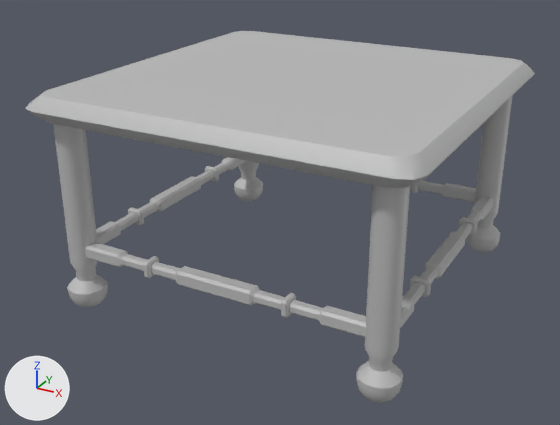
A saved change to the FBX model Project/RogueLike-SmoothBrain/Assets/SampleSceneAssets/Art/Meshs/MERCHANT ROOM/FURNITURES/MESH_Table.fbx.
Both versions are drawn from a 50 mm lens placed at (0.00959, -0.01893, 0.01127), pointed at (-0.00032, -0.00091, 0.00226). The lights are fixed; the arrows at lower left show +X, +Y and +Z. Where no turn or scale is listed for an object, it has been applied to the vertices.

The first picture shows 'MESH_Table'.
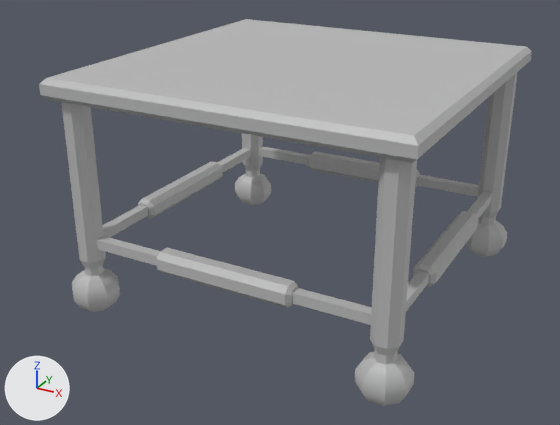
Scene script edits in JSON lines:
```json
{"block": "me_mesh", "where": "# used by ob_mesh_table; location = (0.0, -0.00032, 0.0)"}
{"op": "remove", "block": "me_mesh", "code": "me_mesh.from_pydata(...)  # 1376 vertices, 1306 faces; spans x -0.00527..0.00527, y -0.00527..0.00527, z 0.0..0.00617"}
{"op": "add", "block": "me_mesh", "code": "me_mesh.from_pydata(...)  # 496 vertices, 422 faces; spans x -0.00504..0.00504, y -0.00504..0.00504, z -0.00019..0.00652"}
{"block": "me_mesh", "change": "me_mesh part 1: the loose piece of 176 vertices spanning x -0.00414..0.00414, y -0.00469..-0.00419, z 0.00159..0.00206 is rebuilt with 32 vertices and now spans x -0.002..0.002, y -0.00469..-0.00409, z 0.0016..0.0022"}
{"block": "me_mesh", "change": "me_mesh part 2: the loose piece of 176 vertices spanning x -0.00418..0.00418, y 0.00421..0.00471, z 0.00159..0.00206 is rebuilt with 32 vertices and now spans x -0.002..0.002, y 0.00409..0.00469, z 0.0016..0.0022"}
{"block": "me_mesh", "change": "me_mesh part 3: the loose piece of 176 vertices spanning x 0.00421..0.00471, y -0.00419..0.00419, z 0.00159..0.00206 is rebuilt with 32 vertices and now spans x 0.0041..0.0047, y -0.00201..0.00199, z 0.0016..0.0022"}
{"block": "me_mesh", "change": "me_mesh part 4: the loose piece of 176 vertices spanning x -0.00469..-0.00419, y -0.00418..0.00418, z 0.00159..0.00206 is rebuilt with 32 vertices and now spans x -0.0047..-0.0041, y -0.00201..0.00199, z 0.0016..0.0022"}
{"block": "me_mesh", "change": "me_mesh part 5: the loose piece of 60 vertices spanning x -0.00527..0.00527, y -0.00527..0.00527, z 0.0055..0.00617 is rebuilt with 16 vertices and now spans x -0.005..0.005, y -0.005..0.005, z 0.00595..0.00652"}
{"block": "me_mesh", "change": "me_mesh part 6: 128 vertices moved from x -0.0049..0.0049, y -0.00489..0.00489, z 0.00031..0.0008 to x -0.00504..0.00504, y -0.00504..0.00504, z -0.00006..0.00079; 356 vertices removed from x -0.00493..0.00493, y -0.00493..0.00493, z 0.0..0.00595; 96 vertices added at x -0.00473..0.00473, y -0.00473..0.00473, z -0.00019..0.00204"}
{"op": "set", "path": "ob_mesh_table.location", "old": "(0.0, -0.00032, 0.0)", "new": "(0.0, 0.0, 0.0)"}
```

Changed parts and their boxes (x1, y1, x2, y2) in the pictures (560 x 425 px):
```json
{"object": "MESH_Table", "change": "reshaped, moved", "before": [25, 31, 535, 402], "after": [39, 19, 532, 406]}
{"part": 1, "of": "me_mesh", "change": "rebuilt", "before": [85, 242, 366, 337], "after": [156, 248, 298, 308], "on screen": "49% narrower, 36% shorter"}
{"part": 2, "of": "me_mesh", "change": "rebuilt", "before": [410, 181, 476, 203], "after": [308, 151, 420, 187]}
{"part": 3, "of": "me_mesh", "change": "rebuilt", "before": [400, 196, 494, 328], "after": [413, 211, 478, 287]}
{"part": 4, "of": "me_mesh", "change": "rebuilt", "before": [96, 157, 246, 244], "after": [138, 161, 223, 219]}
{"part": 5, "of": "me_mesh", "change": "rebuilt", "before": [25, 31, 535, 188], "after": [39, 19, 532, 163], "on screen": "8% shorter"}
{"part": 6, "of": "me_mesh", "change": "cut back", "before": [53, 95, 513, 402], "after": [72, 146, 507, 406]}
```
